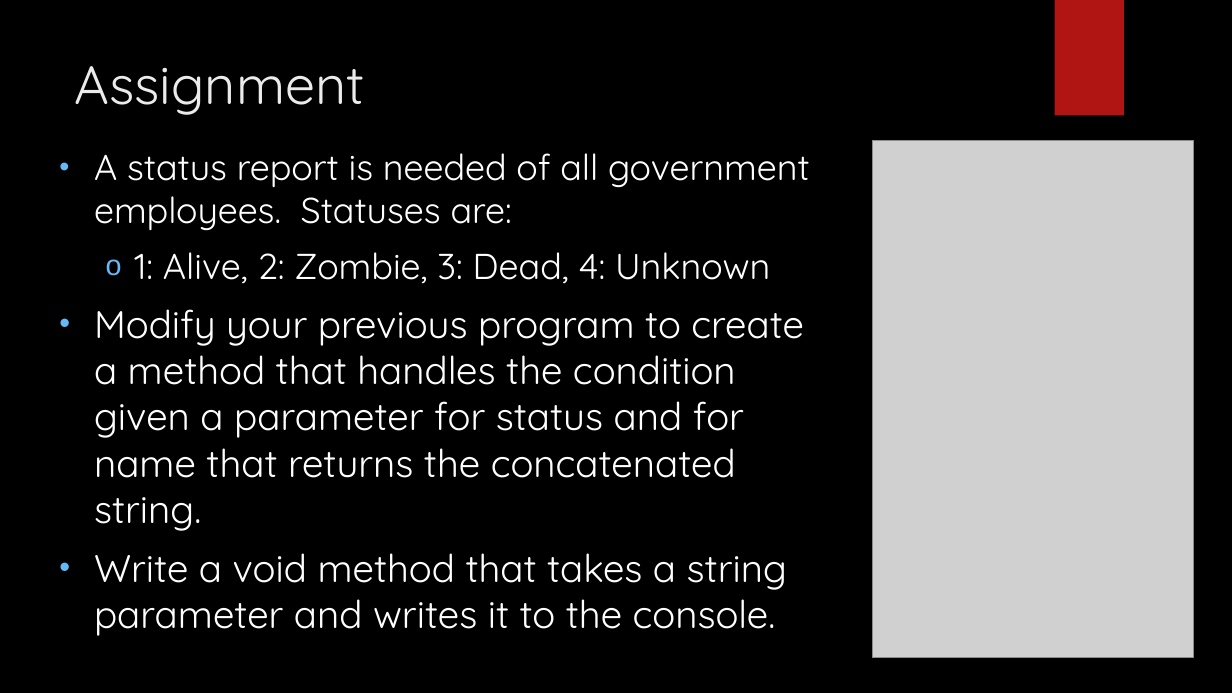
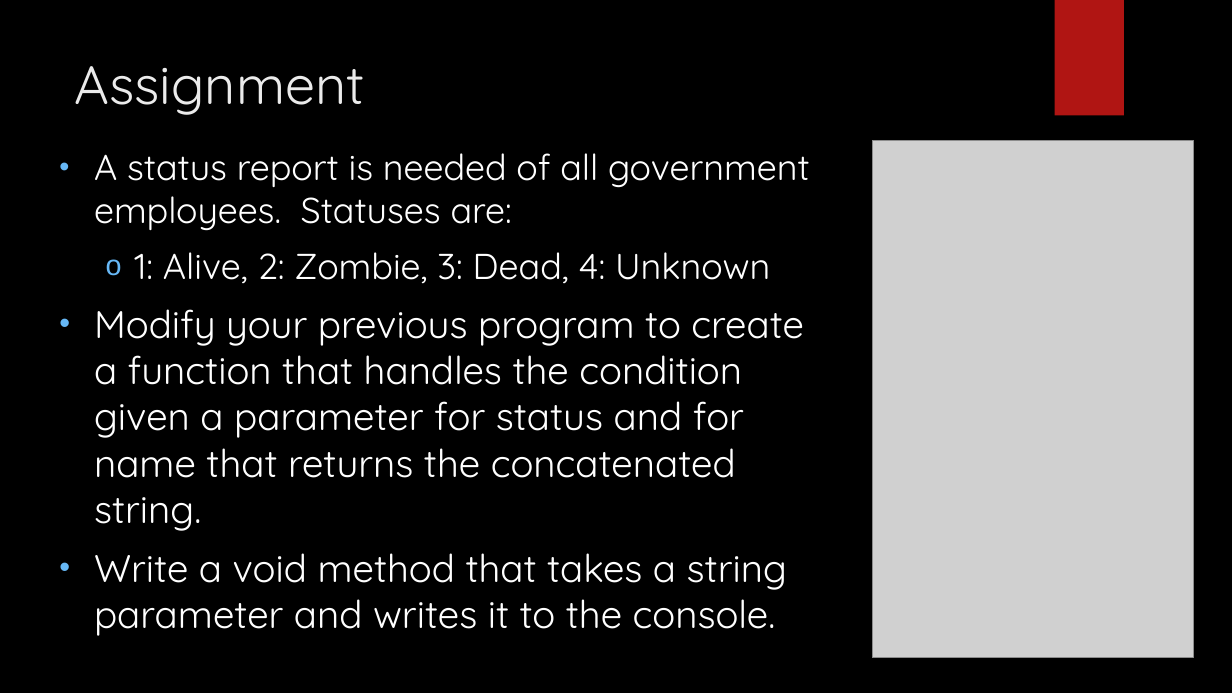
Before and after one commit to LogolsLLC/Logols-May2018, a slide deck: slide 24 of Slides/06_JavaScriptTypescript_TrainingPlan.pptx. Drawn at 1232x693 pixels with LibreOffice and Linux fonts; fonts in the diff are those of the drawing; grey boxes stand for pictures; background and template pictures are left out. Boxes give left, top, right and bottom in pixels: in the first picture for what was removed or moved away, otherwise in the second. Text is boxed around its words. In the diff, an @@ line names an element or a change of style, - is before the commit and + after.

```diff
--- a/Slides/06_JavaScriptTypescript_TrainingPlan.pptx
+++ b/Slides/06_JavaScriptTypescript_TrainingPlan.pptx
@@ text at bbox=[94, 309, 804, 531]: text changed @@
-• Modify your previous program to create a method that handles the condition given a parameter for status and for name that returns the concatenated string.
+• Modify your previous program to create a function that handles the condition given a parameter for status and for name that returns the concatenated string.
```
Also in this commit, not shown: 6 other slides changed, 9 other files.
